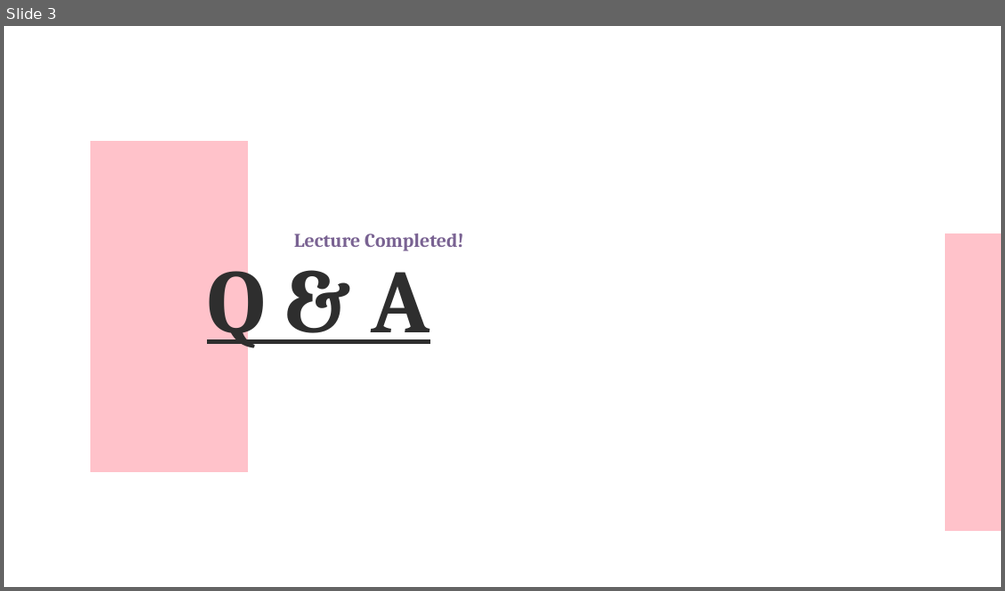
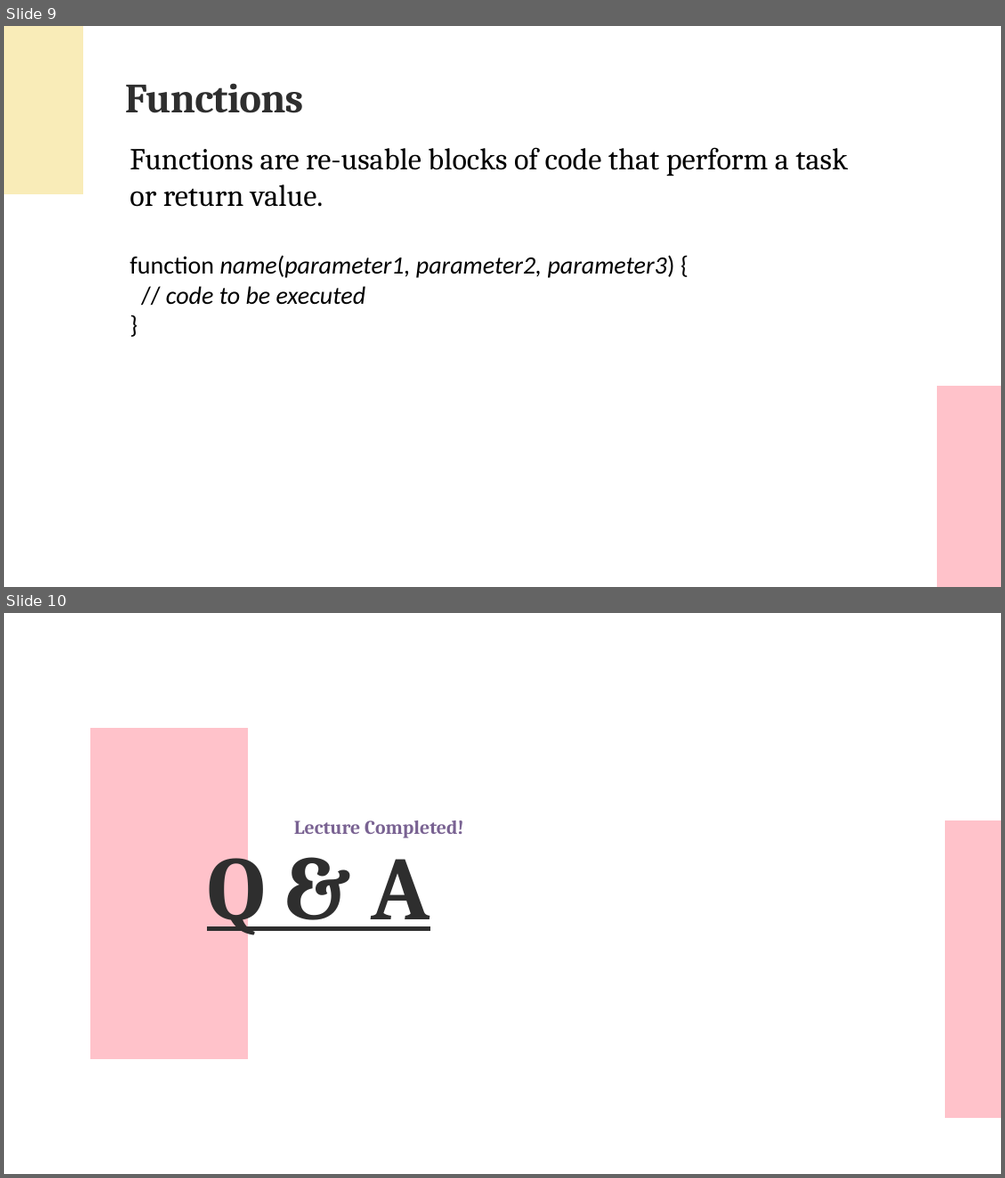
Before and after one commit to UKhayam/Web-Design-Web-Programming, a slide deck: Web-Lecture-05.pptx. Shown one above the other, each under a label of ours: slide 3 before the commit, slides 9 and 10 after it. The pictures are 1005x591 and 1005x1178 pixels, drawn with LibreOffice and Linux fonts; fonts in the diff are those of the drawing. Boxes give left, top, right and bottom in pixels: in the first picture for what was removed or moved away, otherwise in the second. Text is boxed around its words. In the diff, an @@ line names an element or a change of style, - is before the commit and + after.

```diff
--- a/Web-Lecture-05.pptx
+++ b/Web-Lecture-05.pptx
@@ slide 9 added at <box>4,26,1001,587</box>, background #FFFFFF @@
@@ freeform shape added at <box>4,26,82,194</box>, fill #F9ECB8 @@
@@ text added at <box>125,83,304,113</box>, 60 pt, text #2E2E2E, bold @@
+Functions
@@ text added at <box>129,147,848,305</box>, 36 pt, text #000000 @@
+Functions are re-usable blocks of code that perform a task
+or return value.
+function name(parameter1, parameter2, parameter3) {
+// code to be executed
+}
@@ freeform shape added at <box>937,386,1001,587</box>, fill #FFC2CA @@
@@ what was slide 3 is now slide 10 @@
```
Also in this commit, not shown: 1 slide changed, 7 other slides added, 1 slide removed, 4 other files.
